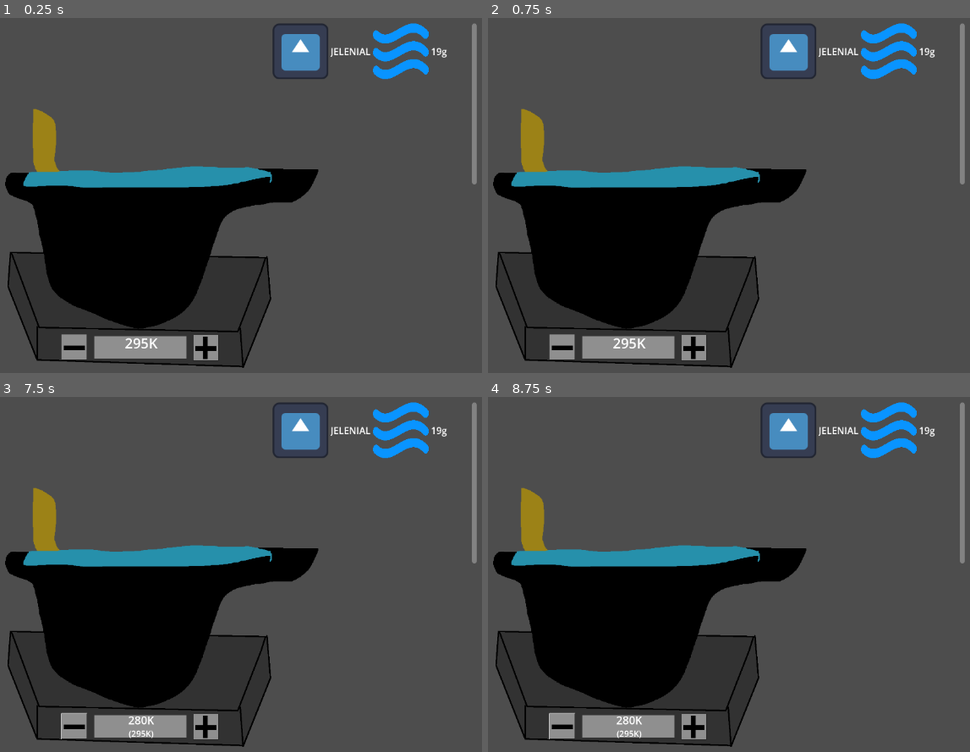
Above: before the commit, frames 1-4 (two rows, left to right).
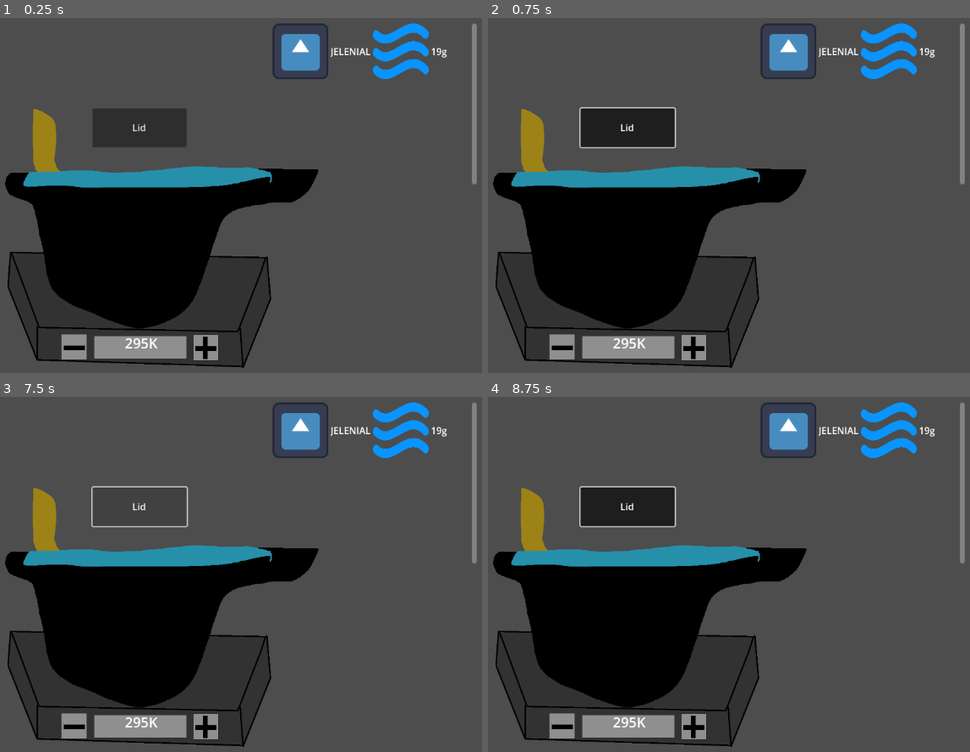
Above: after the commit, the same moments.

Repository: Gutek8134/poison-craft
Game: Godot game, scene res://scenes/prefabs/cauldron.tscn
Same seed, same stepped clock (60 frames per second), same inputs: the game is played once before the commit and once after it. The project has no main scene, so this scene is started directly. The engine's default icon, where the game draws it, is replaced by a stand-in: a white triangle on a blue panel in a dark square.
Inputs (mouse positions are in pixels of both pictures, inside the frame that each line leads up to):
- Up to frame 1 (0.25 s): no input
- Up to frame 2 (0.75 s): click (627, 128) at 0.5 s, where only the run after the commit has a clickable "Lid"
- Up to frame 3 (7.5 s): click (207, 727) at 1.25 s; click (72, 727) at 2 s; click (207, 727) at 2.75 s; click (72, 727) at 3.5 s; click (139, 507) at 4.25 s, where only the run after the commit has a clickable "Lid"; click (207, 727) at 5 s; click (72, 727) at 5.75 s; click (139, 507) at 6.5 s, where only the run after the commit has a clickable "Lid"; tap Enter at 7.25 s; hold Shift from 7.28 s (still down)
- Up to frame 4 (8.75 s): tap Space at 8 s; release Shift at 8.03 s; tap Ctrl at 8.1 s

The runs differ from the first frame. In frame 1, 2.1% of the frame differs, in the area x 19-39%, y 25-37%; in frame 2, 2.3%; in frame 3, 0.5%; in frame 4, 2.5%, in the area x 12-40%, y 25-97%.

Commit message:
Fixed is_heating, is_cooling being switched, added ability to close a container

Diff:
--- a/scenes/prefabs/cauldron.tscn
+++ b/scenes/prefabs/cauldron.tscn
@@ -54,5 +54,14 @@
 [node name="Container" parent="." instance=ExtResource("5_jy1nj")]
 position = Vector2(769, 17)
 
+[node name="Button" type="Button" parent="."]
+offset_left = 462.0
+offset_top = 163.0
+offset_right = 622.72
+offset_bottom = 229.155
+toggle_mode = true
+text = "Lid"
+
 [connection signal="pressed" from="cauldron_sprite/increase_temperature" to="." method="_on_increase_temperature_button_pressed"]
 [connection signal="pressed" from="cauldron_sprite/decrease_temperature" to="." method="_on_decrease_temperature_button_pressed"]
+[connection signal="toggled" from="Button" to="." method="_on_lid_toggled"]
--- a/scripts/cauldron.gd
+++ b/scripts/cauldron.gd
@@ -2,7 +2,7 @@
 
 @export_group("limits")
 @export var max_temperature: int = 570
-@export var min_temperature: int = 280
+@export var min_temperature: int = 260
 @export_group("attributes")
 ## Kelvins per second
 @export var heating_power: int = 2
@@ -29,11 +29,11 @@
 
 var is_heating: bool:
 	get:
-		return target_temperature - current_temperature < 0
+		return target_temperature - current_temperature > 0
 
 var is_cooling: bool:
 	get:
-		return target_temperature - current_temperature > 0
+		return target_temperature - current_temperature < 0
 
 @onready var data_table = SubstanceDataTable.factory()
 
@@ -178,13 +178,14 @@
 	_update_substance_display()
 
 func _update_ongoing_reactions() -> void:
-	for substance_name: String in content.content:
-		var substance: SubstanceData = data_table.data[substance_name]
-		if substance.current_state_of_matter == SubstanceData.STATE_OF_MATTER.GAS and gases_queue.count(substance.name) == 0:
-			gases_queue.push_back(substance.name)
-
-	if gases_movement_timer.is_stopped():
-		_start_moving_gases(gas_movement_interval)
+	if not content.is_closed:
+		for substance_name: String in content.content:
+			var substance: SubstanceData = data_table.data[substance_name]
+			if substance.current_state_of_matter == SubstanceData.STATE_OF_MATTER.GAS and gases_queue.count(substance.name) == 0:
+				gases_queue.push_back(substance.name)
+
+		if gases_movement_timer.is_stopped():
+			_start_moving_gases(gas_movement_interval)
 
 	content.update_ongoing_reactions()
 
@@ -195,3 +196,9 @@
 	add_substance(data_table.data["Jelenial (liquid)"], 19)
 	# var printer = func(): print("%s %s" % [ongoing_reactions, content])
 	# CoroutinesLib.invoke_repeating(printer, get_tree(), self, 1, 0, 5)
+
+func _on_lid_toggled(toggled_on: bool):
+	if toggled_on:
+		content.close()
+	else:
+		content.open()
--- a/scripts/container.gd
+++ b/scripts/container.gd
@@ -10,6 +10,7 @@
 	set = _set_current_temperature
 
 @onready var is_mixing: bool = false
+@onready var is_closed: bool = false
 
 ## key: string (substance name) = int (amount in grams)
 @onready var content: Dictionary = {}
@@ -152,6 +153,12 @@
 func stop_mixing() -> void:
 	is_mixing = false
 
+func close() -> void:
+	is_closed = true
+
+func open() -> void:
+	is_closed = false
+
 func _set_current_temperature(new_temperature: int) -> void:
 	current_temperature = new_temperature
 	update_ongoing_reactions()
--- a/scripts/distillery.gd
+++ b/scripts/distillery.gd
@@ -28,11 +28,11 @@
 
 var is_heating: bool:
 	get:
-		return target_temperature_left - current_temperature_left < 0
+		return target_temperature_left - current_temperature_left > 0
 
 var is_cooling: bool:
 	get:
-		return target_temperature_left - current_temperature_left > 0
+		return target_temperature_left - current_temperature_left < 0
 
 const DEFAULT_TEMPERATURE_CHANGE = 10
 @onready var temperature_change_timer_left := $temperature_timer_left as Timer
